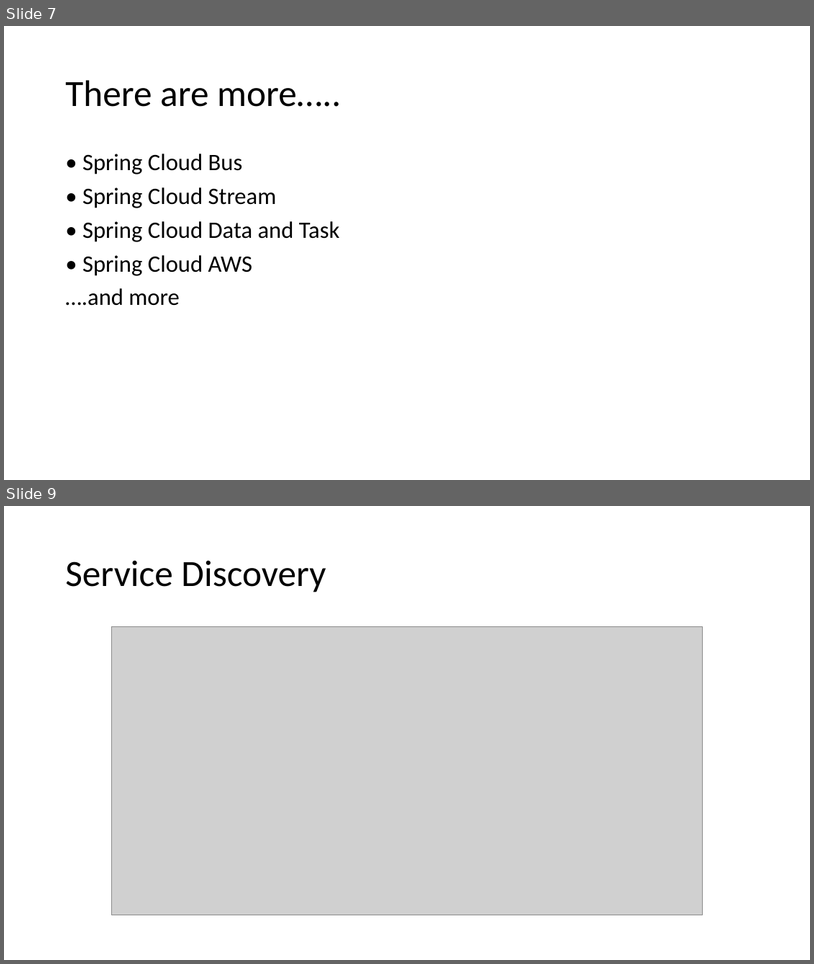
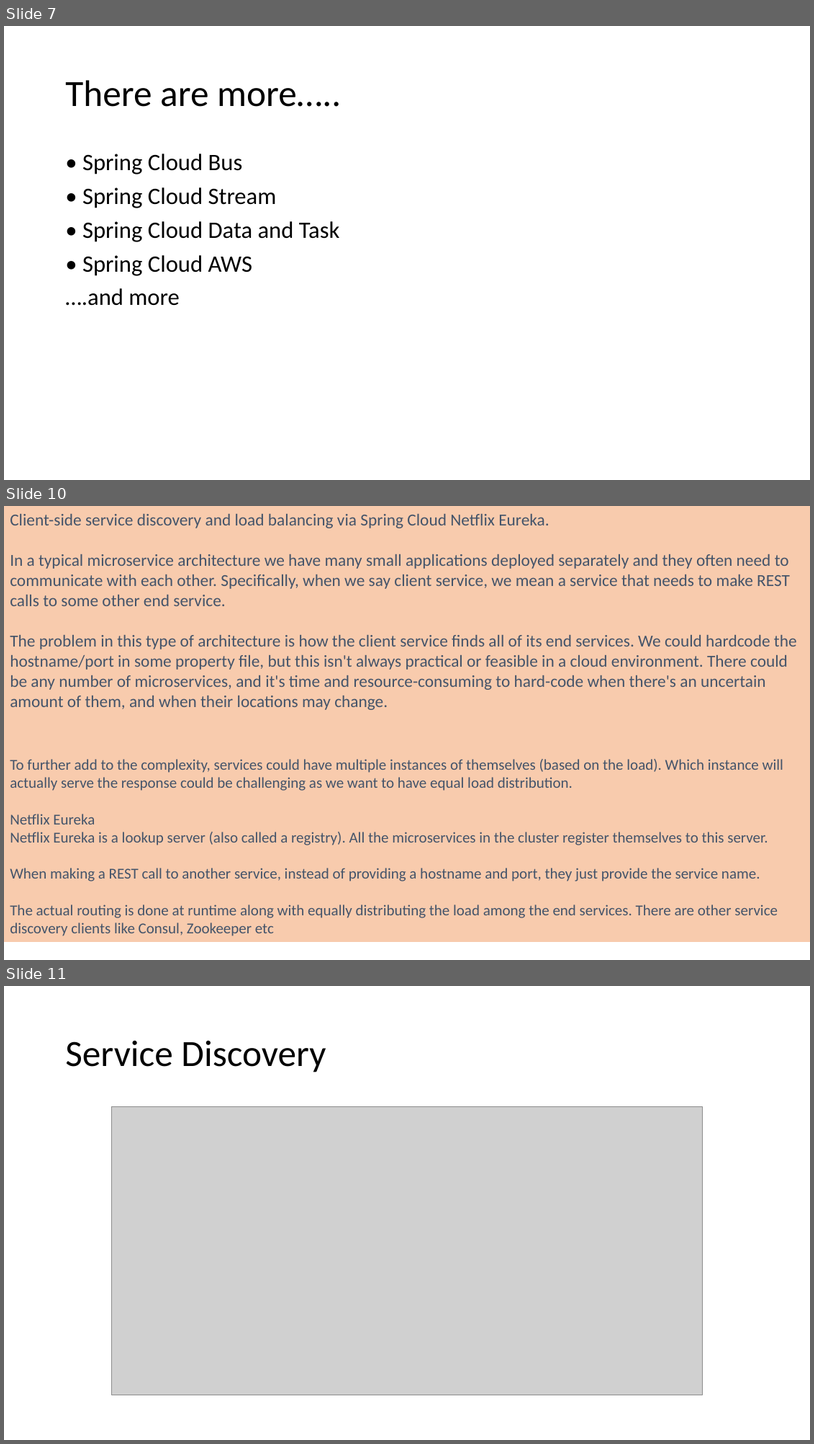
Before and after one commit to ajeetsinghs/SpringBootTutorial, a slide deck: Spring Cloud.pptx. Shown one above the other, each under a label of ours: slides 7 and 9 before the commit, slides 7, 10 and 11 after it; the slides between them are not shown. The pictures are 814x964 and 814x1444 pixels, drawn with LibreOffice and Linux fonts; fonts in the diff are those of the drawing; grey boxes stand for pictures. Boxes give left, top, right and bottom in pixels: in the first picture for what was removed or moved away, otherwise in the second. Text is boxed around its words. In the diff, an @@ line names an element or a change of style, - is before the commit and + after.

Commit message:
Modified file

```diff
--- a/Spring Cloud.pptx
+++ b/Spring Cloud.pptx
@@ slide 10 added at (4,506,810,960), background #FFFFFF @@
@@ text added at (10,514,797,710), 20 pt, text #44546A @@
+Client-side service discovery and load balancing via Spring Cloud Netflix Eureka.
+In a typical microservice architecture we have many small applications deployed separately and they often need to communicate with each other. Specifically, when we say client service, we mean a service that needs to make REST calls to some other end service.
+The problem in this type of architecture is how the client service finds all of its end services. We could hardcode the hostname/port in some property file, but this isn't always practical or feasible in a cloud environment. There could be any number of microservices, and it's time and resource-consuming to hard-code when there's an uncertain amount of them, and when their locations may change.
@@ rectangle added at (4,716,810,942), fill #F8CBAD, 18 pt, text #44546A @@
+To further add to the complexity, services could have multiple instances of themselves (based on the load). Which instance will actually serve the response could be challenging as we want to have equal load distribution.
+Netflix Eureka
+Netflix Eureka is a lookup server (also called a registry). All the microservices in the cluster register themselves to this server.
+When making a REST call to another service, instead of providing a hostname and port, they just provide the service name.
+The actual routing is done at runtime along with equally distributing the load among the end services. There are other service discovery clients like Consul, Zookeeper etc
@@ what was slide 9 is now slide 11 @@
```
Also in this commit, not shown: 1 slide changed, 6 other slides added, 2 slides removed.
